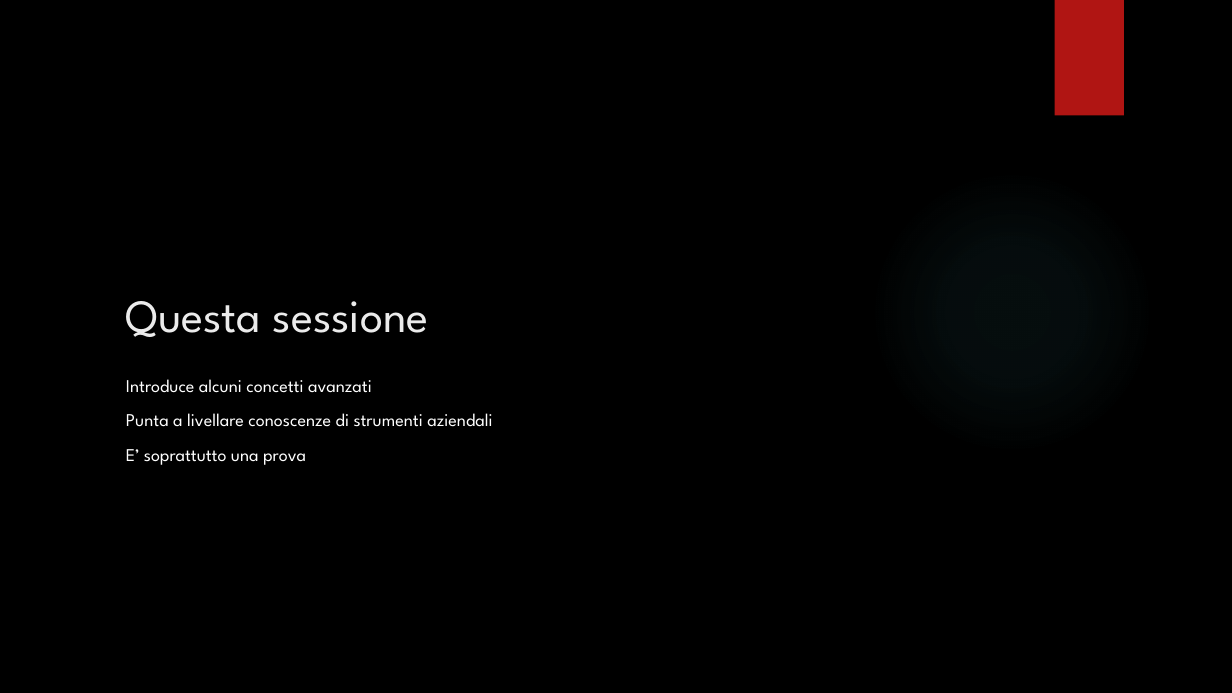
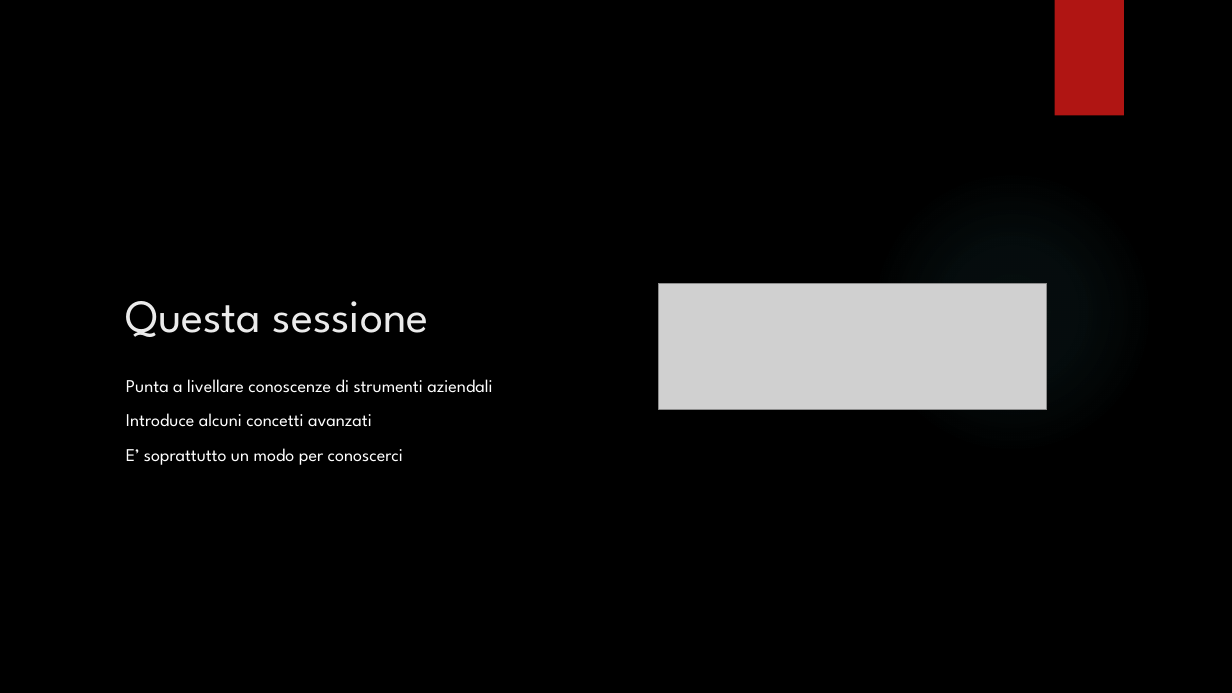
Before and after one commit to giuliocaccin/git-lo-stupido, a slide deck: slide 4 of Git.pptx. Drawn at 1232x693 pixels with LibreOffice and Linux fonts; fonts in the diff are those of the drawing; grey boxes stand for pictures; background and template pictures are left out. Boxes give left, top, right and bottom in pixels: in the first picture for what was removed or moved away, otherwise in the second. Text is boxed around its words. In the diff, an @@ line names an element or a change of style, - is before the commit and + after.

```diff
--- a/Git.pptx
+++ b/Git.pptx
@@ picture added at [659,284,1047,410] @@
@@ text at [126,379,492,393]: paragraph added @@
+Punta a livellare conoscenze di strumenti aziendali
@@ text at [126,448,403,465]: text changed @@
-Punta a livellare conoscenze di strumenti aziendali
-E’ soprattutto una prova
+E’ soprattutto un modo per conoscerci
```
Also in this commit, not shown: 11 other slides changed, 21 slides added, 1 slide removed, 12 other files.
